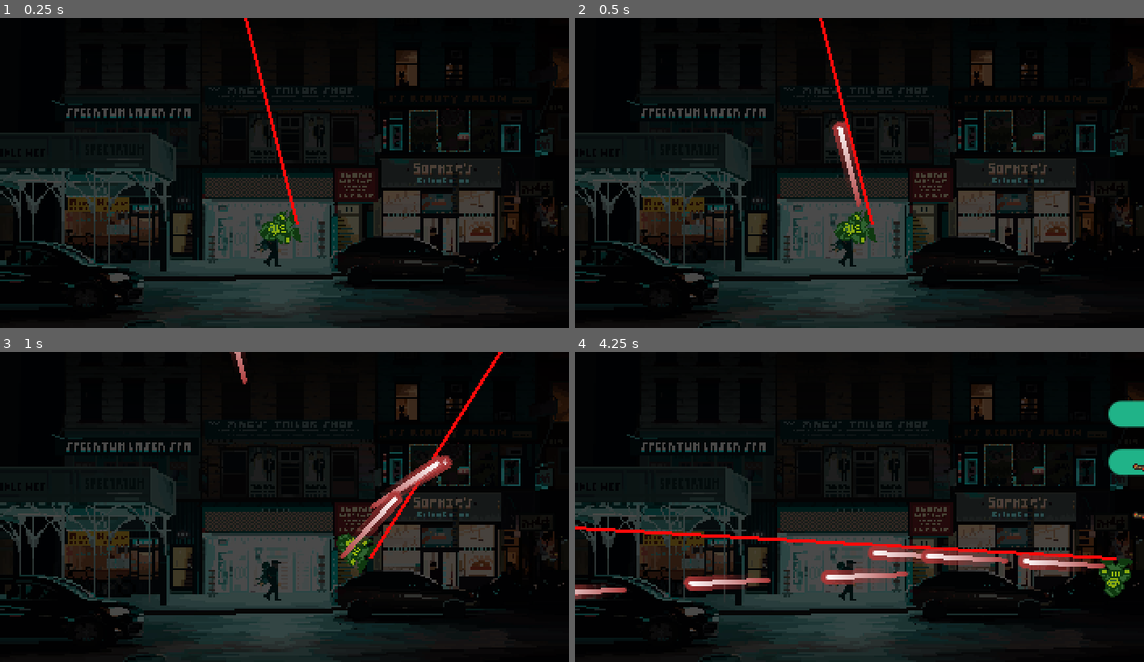
Above: before the commit, frames 1-4 (two rows, left to right).
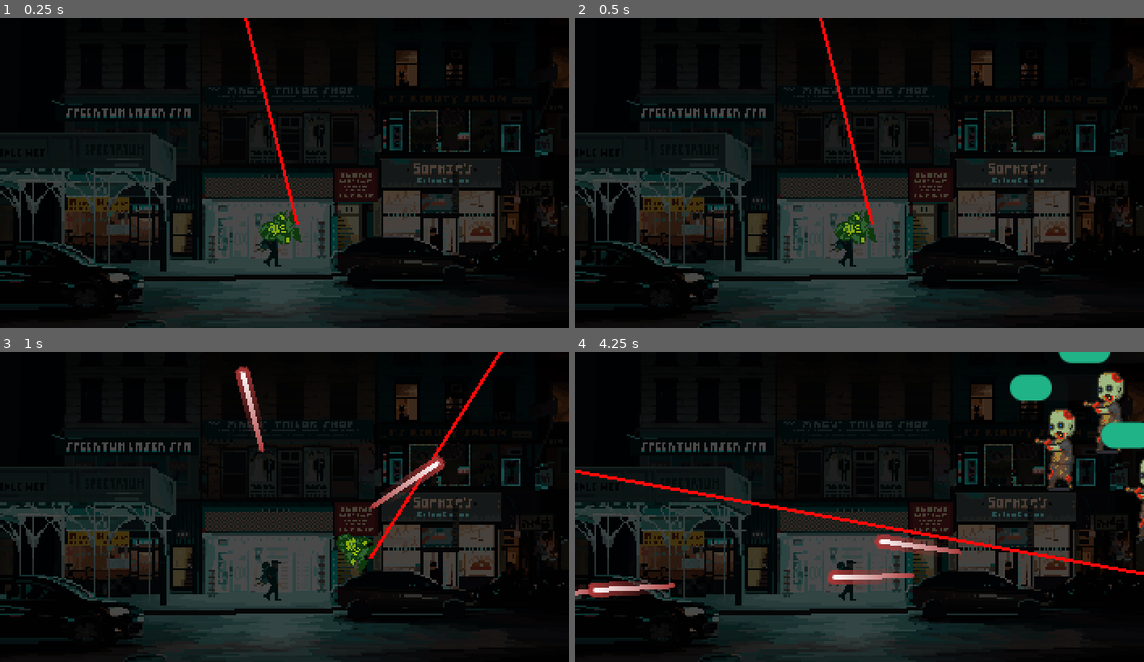
Above: after the commit, the same moments.

Repository: blacksagres/streets-of-evil
Game: Godot game, scene res://world.tscn
Same seed, same stepped clock (60 frames per second), same inputs: the game is played once before the commit and once after it. Sound files missing from this copy of the repository are replaced by a short silence.
Inputs (mouse positions are in pixels of both pictures, inside the frame that each line leads up to):
- Up to frame 1 (0.25 s): no input
- Up to frame 2 (0.5 s): no input
- Up to frame 3 (1 s): tap Enter (ui_accept) at 0.5, 0.77 s; move the mouse to (409, 491) at 0.52 s; hold Right (move_right) from 0.53 s (still down); tap Space (shoot) at 0.6 s
- Up to frame 4 (4.25 s): move the mouse to (745, 522) at 1.27 s; tap Space (shoot) every 0.75 s from 1.35 to 3.6 s; tap Enter (ui_accept) at 1.52, 3.02, 3.77 s; move the mouse to (916, 438) at 2.02 s; release Right (move_right) at 2.03 s; hold Left (move_left) 2.03-2.78 s; move the mouse to (831, 569) at 2.77 s; hold Right (move_right) from 2.78 s (still down); move the mouse to (1030, 553) at 3.52 s

Frame 1 is identical in both runs. In frame 2, 0.6% of the frame differs, in the area x 45-51%, y 33-61%; in frame 3, 1.5%; in frame 4, 9.8%, in the area x 0-100%, y 0-80%.

Commit message:
changes - make enemies slower - remove walls for now - initial attack speed of 0.5 a/s

Diff:
--- a/characters/enemy.gd
+++ b/characters/enemy.gd
@@ -15,7 +15,7 @@
 
 	# setup
 
-	healthbar.set_initial_health(100)
+	healthbar.set_initial_health(50)
 
 
 # Called every frame. 'delta' is the elapsed time since the previous frame.
@@ -27,7 +27,7 @@
 
 	print('player - ', player.global_position)
 	var direction = global_position.direction_to(player.global_position)
-	velocity = direction * 100
+	velocity = direction * 30
 	move_and_slide()
 
 # Time related effects
--- a/characters/player.gd
+++ b/characters/player.gd
@@ -53,10 +53,10 @@
 	new_bullet.transform = self.transform
 
 	# have to have this state in a function somewhere
-	if character_sprite.flip_h:
-		new_bullet.scale.x = 1
-	else:
-		new_bullet.scale.x = -1
+	#if character_sprite.flip_h:
+		#new_bullet.scale.x = 1
+	#else:
+		#new_bullet.scale.x = -1
 
 func handle_laser_sight() -> void:
 	# Rotates the laser together with the character
--- a/characters/player.tscn
+++ b/characters/player.tscn
@@ -106,6 +106,6 @@
 default_color = Color(1, 0.04, 0.04, 1)
 
 [node name="AttackSpeedTimer" type="Timer" parent="."]
-wait_time = 0.291
+wait_time = 0.5
 autostart = true
 script = ExtResource("4_x0jl3")
--- a/world.tscn
+++ b/world.tscn
@@ -1,23 +1,10 @@
-[gd_scene load_steps=11 format=3 uid="uid://cfm1g0c2lt806"]
+[gd_scene load_steps=7 format=3 uid="uid://cfm1g0c2lt806"]
 
 [ext_resource type="Script" uid="uid://dlbrtbpmsfujf" path="res://world.gd" id="1_aqk2v"]
 [ext_resource type="PackedScene" uid="uid://cleasu8qoohko" path="res://characters/player.tscn" id="1_f3sb7"]
 [ext_resource type="Texture2D" uid="uid://dl5pmj3xjvpde" path="res://assets/pixel-art-street-test.jpg" id="1_tlwt5"]
 [ext_resource type="PackedScene" uid="uid://csw4bw3qe8a6s" path="res://characters/enemy.tscn" id="2_036b0"]
 [ext_resource type="PackedScene" uid="uid://boabdmx1vydgf" path="res://components/weapons/Bullet.tscn" id="3_aqk2v"]
-
-[sub_resource type="RectangleShape2D" id="RectangleShape2D_dwbse"]
-size = Vector2(192, 8)
-
-[sub_resource type="RectangleShape2D" id="RectangleShape2D_aqk2v"]
-resource_local_to_scene = true
-size = Vector2(192, 8.00035)
-
-[sub_resource type="RectangleShape2D" id="RectangleShape2D_tlwt5"]
-size = Vector2(177, 6.5)
-
-[sub_resource type="RectangleShape2D" id="RectangleShape2D_036b0"]
-size = Vector2(176, 8)
 
 [sub_resource type="Curve2D" id="Curve2D_tlwt5"]
 _data = {
@@ -36,33 +23,6 @@
 scale = Vector2(0.325484, 0.315789)
 texture = ExtResource("1_tlwt5")
 
-[node name="Walls" type="Node2D" parent="."]
-
-[node name="VerticalWalls" type="StaticBody2D" parent="Walls"]
-
-[node name="LeftWall" type="CollisionShape2D" parent="Walls/VerticalWalls"]
-position = Vector2(4, 96)
-rotation = 1.5708
-shape = SubResource("RectangleShape2D_dwbse")
-
-[node name="RightWall" type="CollisionShape2D" parent="Walls/VerticalWalls"]
-position = Vector2(348, 96)
-rotation = 1.5708
-shape = SubResource("RectangleShape2D_aqk2v")
-
-[node name="UpWall" type="CollisionShape2D" parent="Walls/VerticalWalls"]
-position = Vector2(175.996, 3.25)
-rotation = 0.00109187
-scale = Vector2(2, 1)
-shape = SubResource("RectangleShape2D_tlwt5")
-
-[node name="DownWall" type="CollisionShape2D" parent="Walls/VerticalWalls"]
-position = Vector2(176, 188)
-scale = Vector2(2, 1)
-shape = SubResource("RectangleShape2D_036b0")
-
-[node name="HorizontalWalls" type="StaticBody2D" parent="Walls"]
-
 [node name="ActorsContainer" type="Node2D" parent="."]
 
 [node name="Player" parent="ActorsContainer" instance=ExtResource("1_f3sb7")]
